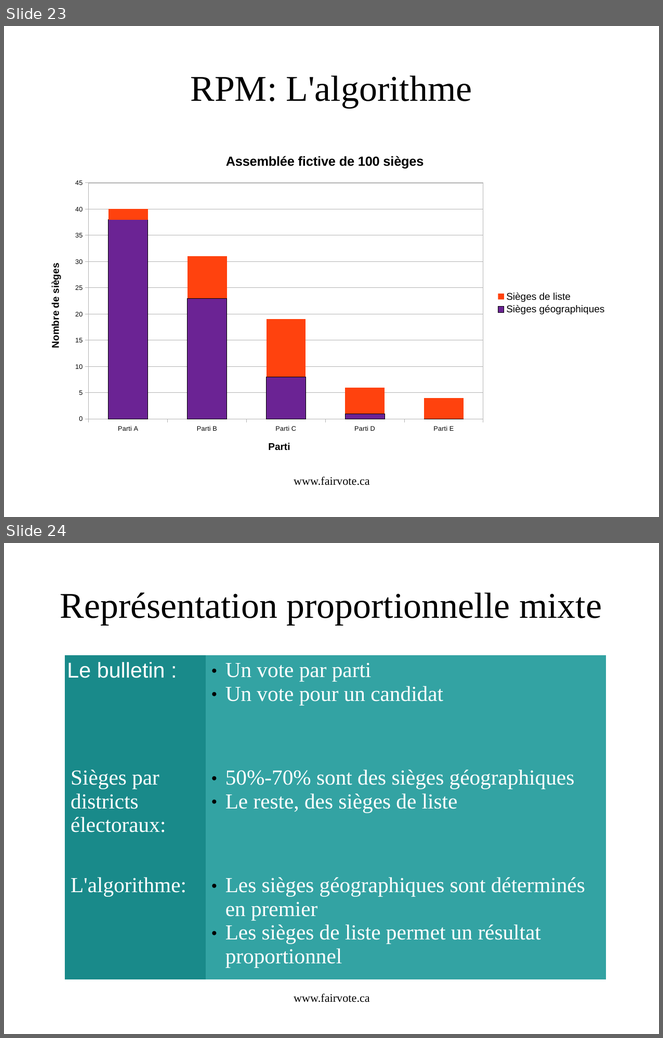
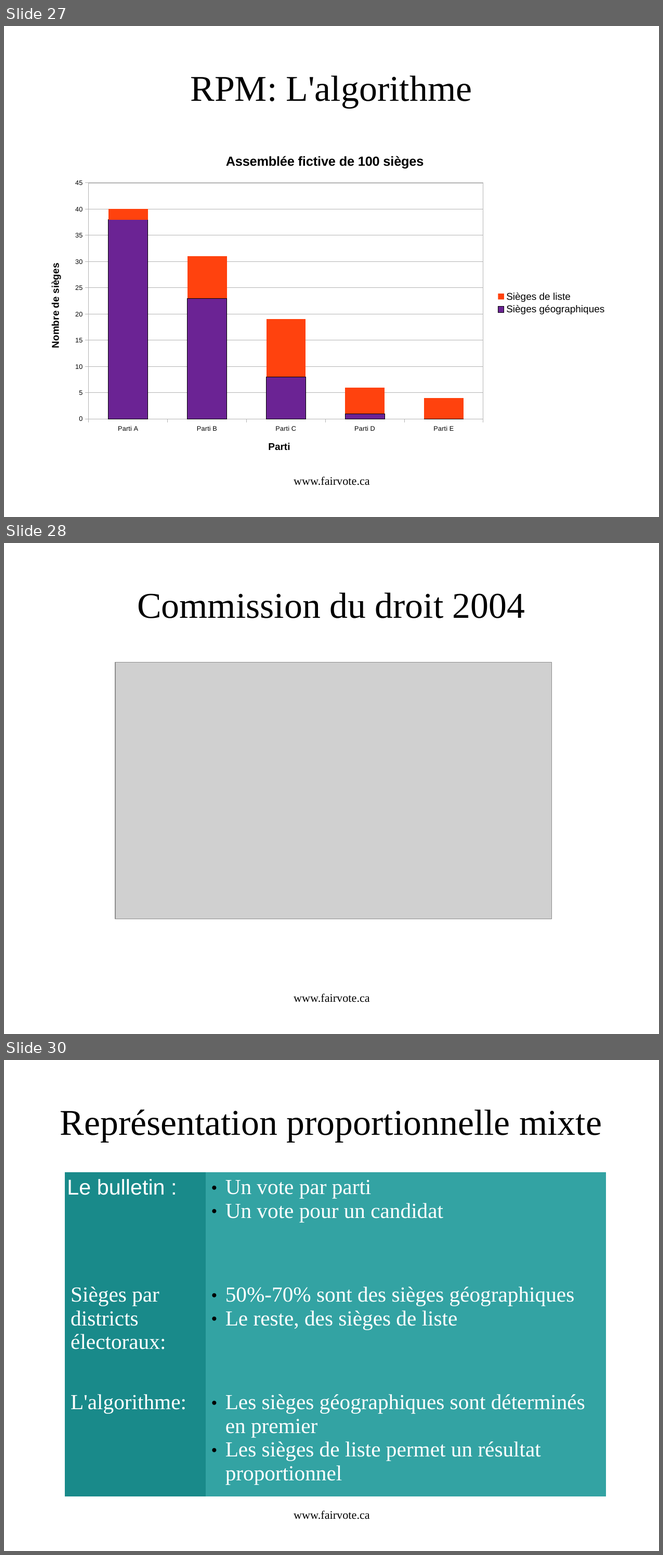
Before and after one commit to cyclingzealot/fvc_presentation, a slide deck: systèmesÉlectoraux.odp. Shown one above the other, each under a label of ours: slides 23 and 24 before the commit, slides 27, 28 and 30 after it; the slides between them are not shown. The pictures are 663x1038 and 663x1555 pixels, drawn with LibreOffice and Linux fonts; fonts in the diff are those of the drawing; grey boxes stand for pictures. Boxes give left, top, right and bottom in pixels: in the first picture for what was removed or moved away, otherwise in the second. Text is boxed around its words. In the diff, an @@ line names an element or a change of style, - is before the commit and + after.

```diff
--- a/systèmesÉlectoraux.odp
+++ b/systèmesÉlectoraux.odp
@@ slide 28 added at [4, 543, 659, 1034], background #FFFFFF @@
@@ title added at [137, 592, 526, 618], 44 pt, text #000000 @@
+Commission du droit 2004
@@ picture added at [115, 663, 552, 919] @@
@@ text added at [294, 994, 370, 1003], 14 pt, text #000000 @@
+www.fairvote.ca
@@ what was slide 23 is now slide 27 @@
@@ what was slide 24 is now slide 30 @@
```
Also in this commit, not shown: 2 slides changed, 7 other slides added, 2 other files.
